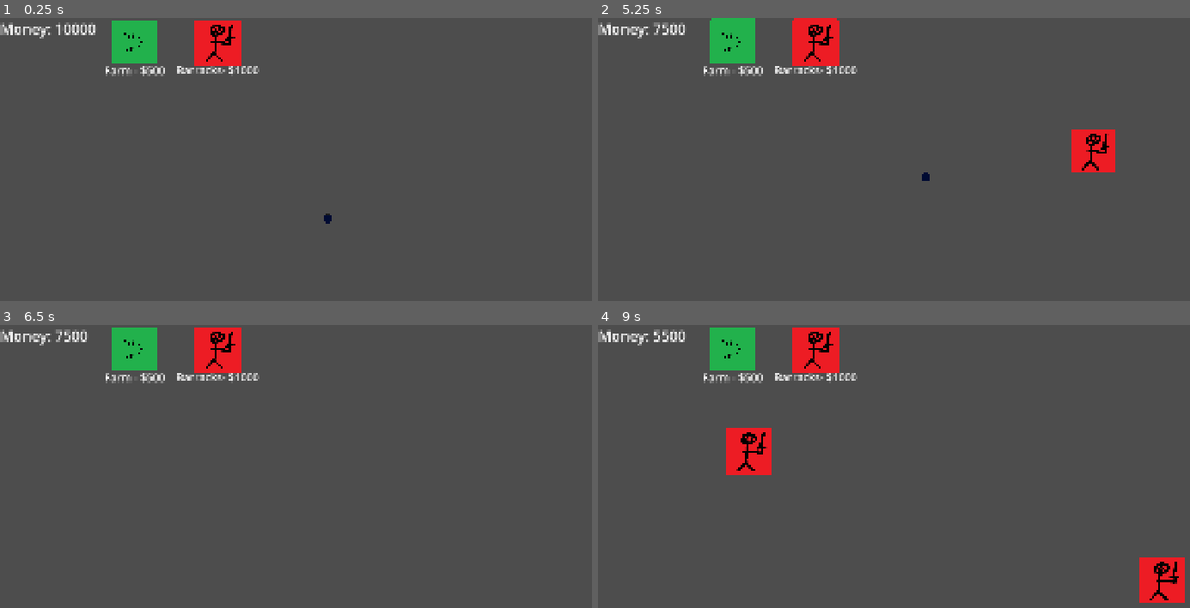
Above: before the commit, frames 1-4 (two rows, left to right).
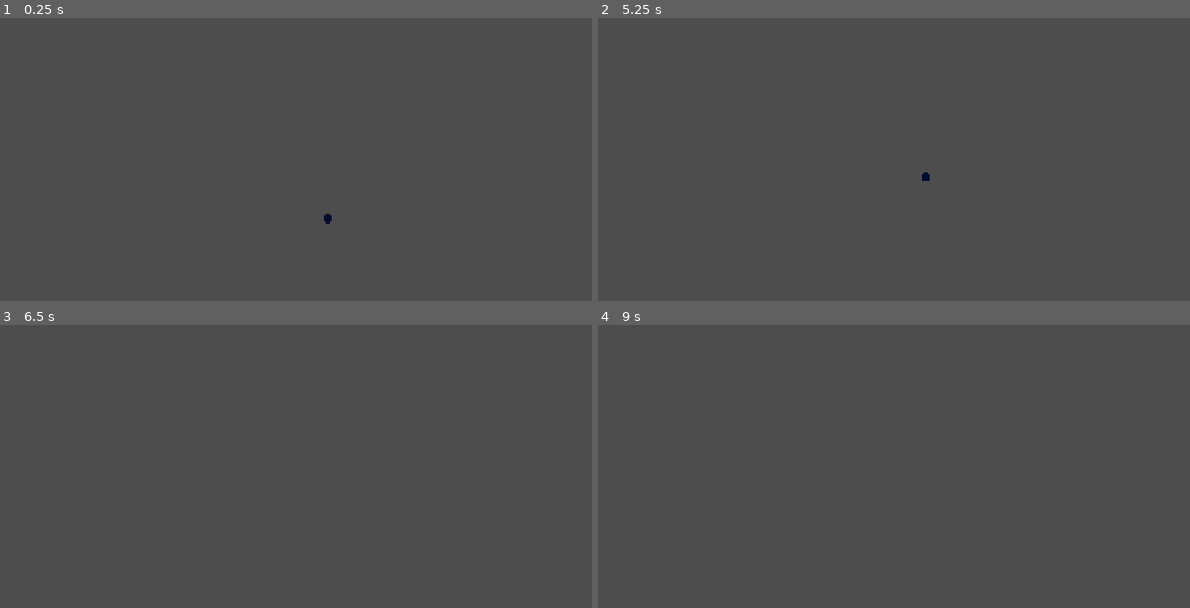
Above: after the commit, the same moments.

Repository: NathanBerglas/ROR-Testing
Game: Godot game, scene res://scenes/Player.tscn
Same seed, same stepped clock (60 frames per second), same inputs: the game is played once before the commit and once after it. This scene is started directly instead of the project's main scene.
Inputs (mouse positions are in pixels of both pictures, inside the frame that each line leads up to):
- Up to frame 1 (0.25 s): no input
- Up to frame 2 (5.25 s): click (734, 40) at 0.52 s; click (817, 43) at 1.27 s; click (734, 40) at 2.02 s; click (817, 43) at 2.77 s; click (734, 40) at 3.52 s; click (817, 43) at 4.27 s; tap Enter at 5 s; move the mouse to (1095, 190) at 5.02 s; hold S (move_camera_down) from 5.03 s (still down)
- Up to frame 3 (6.5 s): move the mouse to (207, 537) at 5.77 s; release S (move_camera_down) at 5.78 s; tap A (move_camera_left) at 5.85 s
- Up to frame 4 (9 s): tap Space at 6.5, 8.75 s; move the mouse to (1012, 432) at 6.52 s; hold D (move_camera_right) 6.53-7.28 s; move the mouse to (905, 593) at 7.27 s; tap W (move_camera_up) at 7.35 s; tap Enter at 8 s; move the mouse to (1148, 576) at 8.02 s; press the mouse at (1148, 576) at 8.03 s; move the mouse to (734, 460) at 8.77 s; release the mouse at (734, 460) at 8.78 s; tap Mouse wheel up (zoom_in) at 8.85 s

The runs differ from the first frame. In frame 1, 3.2% of the frame differs, in the area x 0-44%, y 0-21%; in frame 2, 4.4%; in frame 3, 3.2%; in frame 4, 5.7%, in the area x 0-100%, y 0-99%.

Commit message:
Got script workin again

Diff:
--- a/Player.gd
+++ b/Player.gd
@@ -1,24 +1,19 @@
 extends Node2D
 
 var playerID = 0
+@onready var c = [$MeepleControl, $BuildingControl]  #What nodes the player uses
+var setShit = false
+
 func _ready() -> void:
+
 	$MeepleControl.teammates.push_back($BuildingControl)
 	$BuildingControl.teammates.push_back($MeepleControl)
-	#bandaid solution - FIX LATER - host name is set to 0
-	if name.to_int() == 0:
-		name = "1"
-		print("Hey *wink*")
-
-	$MeepleControl.playerID = playerID
-	$BuildingControl.playerID = playerID
 
 
-	if playerID == multiplayer.get_unique_id() or name.to_int() == multiplayer.get_unique_id():
-		print("HI!")
-		$BuildingControl/buildingHud.visible = true
-	#$BuildingControl/buildingHud.visible = multiplayer.get_unique_id() == get_multiplayer_authority()
-
-	#$MeepleControl/MultiplayerSynchronizer.set_multiplayer_authority(str(name).to_int())
-	#$BuildingControl/MultiplayerSynchronizer.set_multiplayer_authority(str(name).to_int())
-
-	#$MultiplayerSynchronizer.set_multiplayer_authority(str(name).to_int())
+func _process(_delta): #Runs every tick
+	if !setShit:
+		$MeepleControl.playerID = playerID
+		$BuildingControl.playerID = playerID
+		if playerID == multiplayer.get_unique_id() or name.to_int() == multiplayer.get_unique_id():
+			$BuildingControl/buildingHud.visible = true
+		setShit = true
--- a/scripts/main.gd
+++ b/scripts/main.gd
@@ -8,12 +8,14 @@
 	for i in GameManager.Players:
 		var currentPlayer = playerScene.instantiate()
 
+		add_child(currentPlayer)
+
 		currentPlayer.name = str(GameManager.Players[i].id)
 		currentPlayer.playerID = GameManager.Players[i].id
-		GameManager.Players[i].controllers.push_back($Player/BuildingControl)
-		GameManager.Players[i].controllers.push_back($Player/MeepleControl)
-		print("Added controllers")
-		add_child(currentPlayer)
+
+		GameManager.Players[i].controllers.push_back(currentPlayer.c[0])
+		GameManager.Players[i].controllers.push_back(currentPlayer.c[1])
+
 		for spawn in get_tree().get_nodes_in_group("PlayerSpawnPoints"):
 			if spawn.name == str(index):
 				currentPlayer.global_position = spawn.global_position
@@ -23,5 +25,7 @@
 	pass
 
 func _process(_delta): #runs every
-	var x = 0
-	#We vibin
+	#We as the kids say: are no longer vibin
+	for p in GameManager.Players:
+		if p == 1:
+			print("Hi")
--- a/scripts/multiplayerController.gd
+++ b/scripts/multiplayerController.gd
@@ -44,7 +44,7 @@
 
 	if multiplayer.is_server():
 		for i in GameManager.Players:
-			sendPlayerInfo.rpc(GameManager.Players[i].name, i)
+			sendPlayerInfo.rpc(GameManager.Players[i].name, i,[])
 
 @rpc("any_peer","call_local")
 func StartGame():
Not shown: 1 places in scenes/main.tscn that only renumber resources
Not shown: 1 places in scenes/multiplayerScene.tscn that only renumber resources
